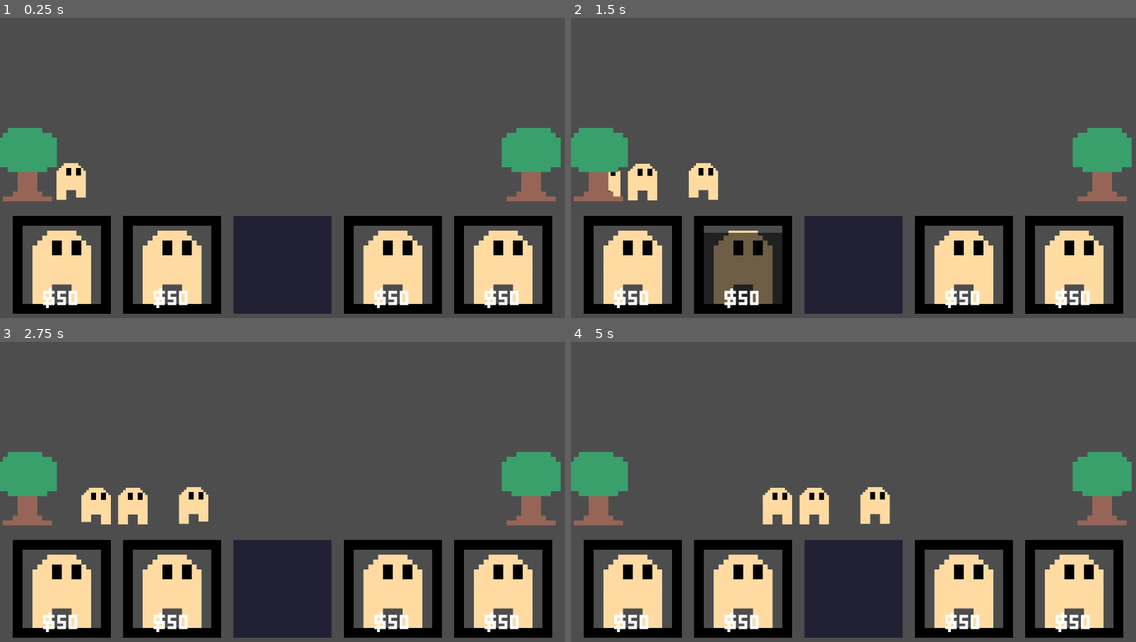
Above: before the commit, frames 1-4 (two rows, left to right).
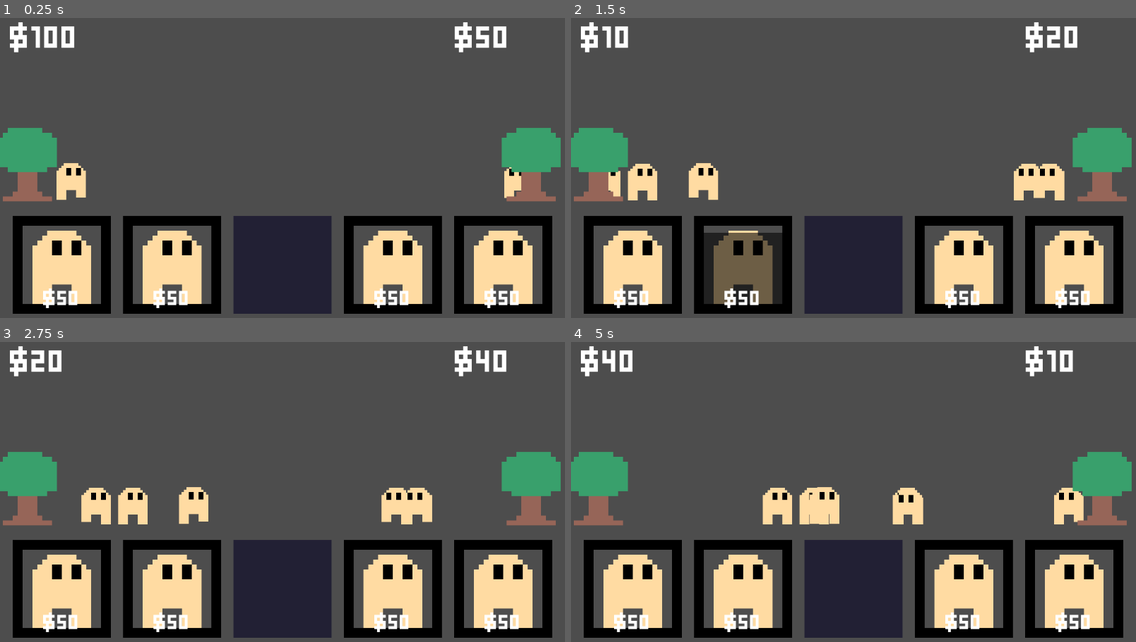
Above: after the commit, the same moments.

Repository: Aearhart55/web-battle
Game: Godot game, scene res://core/main.tscn
The game is run twice, just before and just after one commit, with the same random seed, the same clock (stepped at 60 frames per second) and the same inputs. Before the commit the project starts from res://main.tscn.
Inputs (mouse positions are in pixels of both pictures, inside the frame that each line leads up to):
- Up to frame 1 (0.25 s): no input
- Up to frame 2 (1.5 s): click "$50" at 0.5 s; click "$50" at 1.25 s
- Up to frame 3 (2.75 s): click (282, 588) at 2 s
- Up to frame 4 (5 s): click "$50" at 2.75 s; click "$50" at 3.5 s; click "$50" at 4.25 s

The runs differ from the first frame. In frame 1, 1.3% of the frame differs, in the area x 1-93%, y 1-61%; in frame 2, 1.8%; in frame 3, 1.9%; in frame 4, 2.9%, in the area x 1-91%, y 1-61%.

Commit message:
created base director logic and control

Diff:
--- /dev/null
+++ b/core/director.gd
@@ -0,0 +1,68 @@
+extends Node
+
+@export var interest_timer: Timer
+@export var units: Array[String]
+
+var rng = RandomNumberGenerator.new()
+
+var types : Array = [Global.TYPE.TANK, Global.TYPE.DAMAGE, Global.TYPE.SUPPORT, Global.TYPE.SPECIAL, "wait"]
+# weights: Tank, Damage, Support, Special, wait for decsion
+var type_weights : Array[float] = [5.0, 3.0, 0.5, 0.5, 0.0]
+
+var avaliable_units : Array = []
+var cooldown_units : Array = []
+
+
+var interest_base_value := 10
+var interest_unit_scale_percent : float = 0.1
+var interest_value : int
+
+func _ready() -> void:
+	interest_timer.connect("timeout", gain_interest)
+
+	for key in units:
+		var unit_stats = Global.get_stats(key)
+		# key, price, type, cooldown
+		var unit_card := []
+		unit_card.append(unit_stats[4])
+		unit_card.append(unit_stats[1])
+		unit_card.append(unit_stats[5])
+		unit_card.append(unit_stats[2])
+		avaliable_units.append(unit_card)
+
+	pick_unit()
+
+func pick_unit():
+	var type = types[rng.rand_weighted(type_weights)]
+	var spawn_candidate = ""
+	if avaliable_units.is_empty() or type is String:
+		wait_protocol()
+		return
+	for unit in avaliable_units:
+		if unit[2] == type and unit[1] <= Global.director_money:
+			if spawn_candidate is String:
+				spawn_candidate = unit
+			elif spawn_candidate[1] < unit[1]:
+				spawn_candidate = unit
+
+	if spawn_candidate is String:
+		type_weights[4] += .1
+	else:
+		unit_on_cooldown(spawn_candidate)
+		Global.summon(spawn_candidate[0], spawn_candidate[1], Global.TEAM.ENEMY)
+	await get_tree().create_timer(0.2).timeout
+	pick_unit()
+
+func gain_interest():
+	Global.director_money += interest_base_value + (Global.player_unit_value * interest_unit_scale_percent)
+	print((Global.player_unit_value * interest_unit_scale_percent))
+
+func wait_protocol():
+	type_weights[4] = 0.0
+	await get_tree().create_timer(type_weights[4]*2).timeout
+	pick_unit()
+
+func unit_on_cooldown(unit: Array):
+	avaliable_units.erase(unit)
+	await get_tree().create_timer(unit[3]).timeout
+	avaliable_units.append(unit)
--- /dev/null
+++ b/core/director.tscn
@@ -0,0 +1,11 @@
+[gd_scene load_steps=2 format=3 uid="uid://b5afk5hlpjmuv"]
+
+[ext_resource type="Script" uid="uid://by8bkc11mm1jm" path="res://core/director.gd" id="1_fbcpg"]
+
+[node name="Director" type="Node" node_paths=PackedStringArray("interest_timer")]
+script = ExtResource("1_fbcpg")
+interest_timer = NodePath("Interest Timer")
+
+[node name="Interest Timer" type="Timer" parent="."]
+wait_time = 2.0
+autostart = true
--- /dev/null
+++ b/core/global.gd
@@ -0,0 +1,50 @@
+extends Node
+
+var basic = preload("res://units/basic/basic_unit.tscn")
+
+# name : unit, cost, cooldown, icon, key
+var stats = {
+	"" : ["", 0, 0, "res://units/blank_icon.png", "", TYPE.SPECIAL],
+	"empty" : ["empty", 0, 0, "res://units/blank_icon.png", "empty", TYPE.SPECIAL],
+	"basic" : [basic, 50, 3.0, "res://units/basic/basic_unit_icon.png", "basic", TYPE.DAMAGE]
+}
+
+enum TEAM {ALLY, ENEMY}
+enum TYPE {TANK, DAMAGE, SUPPORT, SPECIAL}
+
+var player_money : int = 100
+var player_kill_bonus := 0.1
+
+var director_money : int = 100
+var director_leech_percent := 0.2
+var director_kill_penalty := 0.1
+var player_unit_value : int = 0
+
+func summon(key: String, price: int, team: TEAM):
+	var new_unit : Unit = stats[key][0].instantiate()
+	if team == TEAM.ALLY:
+		new_unit.position = Vector2i(53, 356)
+		player_money -= price
+		player_unit_value += price
+		director_money += price * director_leech_percent
+
+		new_unit.set_team(Global.TEAM.ALLY)
+
+	if team == TEAM.ENEMY:
+		director_money -= price
+		new_unit.position = Vector2i(1083, 356)
+		new_unit.set_team(Global.TEAM.ENEMY)
+
+	add_child(new_unit)
+
+func get_stats(unit_name: String):
+	return stats[unit_name]
+
+func player_unit_death(key: String):
+	var unit_value = stats[key][1]
+	player_unit_value -= unit_value
+	director_money -= int(unit_value * director_kill_penalty)
+
+func director_unit_death(key: String, type: TYPE):
+	var unit_value = stats[key][1]
+	player_money += int(unit_value * player_kill_bonus)
--- /dev/null
+++ b/core/main.gd
@@ -0,0 +1,18 @@
+extends Node2D
+
+var player_interest_value:= 5
+var player_interest_timer: Timer = Timer.new()
+
+func _ready() -> void:
+	player_interest_timer.wait_time = 3 / 5.0
+	player_interest_timer.one_shot = false
+	add_child(player_interest_timer)
+	player_interest_timer.autostart = true
+	player_interest_timer.start()
+	player_interest_timer.timeout.connect(player_interest)
+
+func _process(_delta: float) -> void:
+	pass
+
+func player_interest():
+	Global.player_money += player_interest_value
--- /dev/null
+++ b/core/main.tscn
@@ -0,0 +1,92 @@
+[gd_scene load_steps=9 format=3 uid="uid://cycy5erh7g2pn"]
+
+[ext_resource type="Script" uid="uid://c76aaf4lx80wd" path="res://core/main.gd" id="1_cus2n"]
+[ext_resource type="Script" uid="uid://m0vdm4vxbt8w" path="res://ui elements/ui.gd" id="2_brq4u"]
+[ext_resource type="Script" uid="uid://bni7daxj7d7c4" path="res://ui elements/unit_card_bar.gd" id="3_jsmgm"]
+[ext_resource type="PackedScene" uid="uid://kl3jce73cms2" path="res://ui elements/unit_button.tscn" id="4_xhu5d"]
+[ext_resource type="FontFile" uid="uid://b3g3f7fhyk6ro" path="res://ui elements/Micro5-Regular.ttf" id="5_rayt5"]
+[ext_resource type="PackedScene" uid="uid://dpf060j85153o" path="res://units/basic/basic_unit.tscn" id="6_510js"]
+[ext_resource type="PackedScene" uid="uid://dxs8jvn6xfpye" path="res://units/base/base.tscn" id="7_7ua4h"]
+[ext_resource type="PackedScene" uid="uid://b5afk5hlpjmuv" path="res://core/director.tscn" id="8_brq4u"]
+
+[node name="Main" type="Node2D"]
+script = ExtResource("1_cus2n")
+metadata/_edit_horizontal_guides_ = [400.0]
+
+[node name="UI" type="Control" parent="."]
+layout_mode = 3
+anchors_preset = 0
+offset_right = 1152.0
+offset_bottom = 648.0
+mouse_filter = 2
+script = ExtResource("2_brq4u")
+
+[node name="unit_card_bar" type="HBoxContainer" parent="UI"]
+layout_mode = 1
+anchors_preset = 7
+anchor_left = 0.5
+anchor_top = 1.0
+anchor_right = 0.5
+anchor_bottom = 1.0
+offset_left = -508.0
+offset_top = -220.0
+offset_right = 508.0
+offset_bottom = -20.0
+grow_horizontal = 2
+grow_vertical = 0
+mouse_filter = 2
+theme_override_constants/separation = 25
+alignment = 1
+script = ExtResource("3_jsmgm")
+unit_list = Array[String](["basic", "basic", "empty", "basic", "basic"])
+
+[node name="slot_one" parent="UI/unit_card_bar" instance=ExtResource("4_xhu5d")]
+layout_mode = 2
+
+[node name="slot_two" parent="UI/unit_card_bar" instance=ExtResource("4_xhu5d")]
+layout_mode = 2
+
+[node name="slot_three" parent="UI/unit_card_bar" instance=ExtResource("4_xhu5d")]
+layout_mode = 2
+
+[node name="slot_four" parent="UI/unit_card_bar" instance=ExtResource("4_xhu5d")]
+layout_mode = 2
+
+[node name="slot_five" parent="UI/unit_card_bar" instance=ExtResource("4_xhu5d")]
+layout_mode = 2
+
+[node name="player_money" type="Label" parent="UI"]
+layout_mode = 0
+offset_left = 20.0
+offset_top = 14.0
+offset_right = 113.0
+offset_bottom = 79.0
+theme_override_fonts/font = ExtResource("5_rayt5")
+theme_override_font_sizes/font_size = 96
+text = "$100"
+
+[node name="dir_money" type="Label" parent="UI"]
+layout_mode = 0
+offset_left = 927.0
+offset_top = 14.0
+offset_right = 1067.0
+offset_bottom = 111.0
+theme_override_fonts/font = ExtResource("5_rayt5")
+theme_override_font_sizes/font_size = 96
+text = "$100"
+
+[node name="basic unit" parent="." instance=ExtResource("6_510js")]
+position = Vector2(120, 355)
+type = null
+Team = null
+
+[node name="base" parent="." instance=ExtResource("7_7ua4h")]
+position = Vector2(56, 318)
+
+[node name="base2" parent="." instance=ExtResource("7_7ua4h")]
+position = Vector2(1083, 318)
+key = "\"base\""
+Team = 1
+
+[node name="Director" parent="." instance=ExtResource("8_brq4u")]
+units = Array[String](["basic", "basic"])
--- a/global.gd
+++ /dev/null
@@ -1,35 +0,0 @@
-extends Node
-
-var basic = preload("res://basic_unit.tscn")
-
-# name : unit, cost, cooldown, icon, key
-var stats = {
-	"empty" : ["empty", 0, 0, "res://blank_icon.png", "empty"],
-	"basic" : [basic, 50, 3.0, "res://basic_unit_icon.png", "basic"]
-}
-
-enum TEAM {ALLY, ENEMY}
-
-var player_money : int = 100
-var director_money : int = 100
-var player_value : int = 0
-
-func summon(key: String, price: int, team: TEAM):
-	var new_unit : Unit = stats[key][0].instantiate()
-	if team == TEAM.ALLY:
-		new_unit.position = Vector2i(53, 356)
-		player_money -= price
-		new_unit.set_team(Global.TEAM.ALLY)
-
-	if team == TEAM.ENEMY:
-		director_money -= price
-		new_unit.position = Vector2i(1083, 356)
-		new_unit.set_team(Global.TEAM.ENEMY)
-
-	add_child(new_unit)
-
-func get_stats(unit_name: String):
-	return stats[unit_name]
-
-func player_unit_death(unit_type):
-	pass
--- a/main.tscn
+++ /dev/null
@@ -1,67 +0,0 @@
-[gd_scene load_steps=5 format=3 uid="uid://cycy5erh7g2pn"]
-
-[ext_resource type="PackedScene" uid="uid://dpf060j85153o" path="res://basic_unit.tscn" id="1_0xm2m"]
-[ext_resource type="Script" uid="uid://bni7daxj7d7c4" path="res://unit_card_bar.gd" id="1_1bvp3"]
-[ext_resource type="PackedScene" uid="uid://kl3jce73cms2" path="res://unit_button.tscn" id="1_h2yge"]
-[ext_resource type="PackedScene" uid="uid://dxs8jvn6xfpye" path="res://base.tscn" id="4_1bvp3"]
-
-[node name="Main" type="Node2D"]
-metadata/_edit_horizontal_guides_ = [400.0]
-
-[node name="UI" type="Control" parent="."]
-layout_mode = 3
-anchors_preset = 0
-offset_right = 1152.0
-offset_bottom = 648.0
-mouse_filter = 2
-
-[node name="unit_card_bar" type="HBoxContainer" parent="UI"]
-layout_mode = 1
-anchors_preset = 7
-anchor_left = 0.5
-anchor_top = 1.0
-anchor_right = 0.5
-anchor_bottom = 1.0
-offset_left = -508.0
-offset_top = -220.0
-offset_right = 508.0
-offset_bottom = -20.0
-grow_horizontal = 2
-grow_vertical = 0
-mouse_filter = 2
-theme_override_constants/separation = 25
-alignment = 1
-script = ExtResource("1_1bvp3")
-unit_list = Array[String](["basic", "basic", "empty", "basic", "basic"])
-
-[node name="slot_one" parent="UI/unit_card_bar" instance=ExtResource("1_h2yge")]
-layout_mode = 2
-
-[node name="slot_two" parent="UI/unit_card_bar" instance=ExtResource("1_h2yge")]
-layout_mode = 2
-
-[node name="slot_three" parent="UI/unit_card_bar" instance=ExtResource("1_h2yge")]
-layout_mode = 2
-
-[node name="slot_four" parent="UI/unit_card_bar" instance=ExtResource("1_h2yge")]
-layout_mode = 2
-
-[node name="slot_five" parent="UI/unit_card_bar" instance=ExtResource("1_h2yge")]
-layout_mode = 2
-
-[node name="basic unit" parent="." instance=ExtResource("1_0xm2m")]
-position = Vector2(120, 355)
-unit_type = null
-
-[node name="base" parent="." instance=ExtResource("4_1bvp3")]
-position = Vector2(56, 318)
-
-[node name="base2" parent="." instance=ExtResource("4_1bvp3")]
-position = Vector2(1083, 318)
-Team = 1
-
-[node name="player_spawn" type="Marker2D" parent="."]
-position = Vector2(53, 356)
-
-[node name="enemy_spawn" type="Marker2D" parent="."]
-position = Vector2(1083, 343)
--- a/project.godot
+++ b/project.godot
@@ -17,7 +17,7 @@
 
 [autoload]
 
-Global="*res://global.gd"
+Global="*res://core/global.gd"
 
 [display]
 
--- /dev/null
+++ b/ui elements/ui.gd
@@ -0,0 +1,8 @@
+extends Control
+
+@onready var player_money: Label = $player_money
+@onready var dir_money: Label = $dir_money
+
+func _process(_delta: float) -> void:
+	player_money.text = "$" + str(Global.player_money)
+	dir_money.text = "$" + str(Global.director_money)
--- a/unit_button.tscn
+++ b/ui elements/unit_button.tscn
@@ -1,8 +1,8 @@
 [gd_scene load_steps=6 format=3 uid="uid://kl3jce73cms2"]
 
-[ext_resource type="Texture2D" uid="uid://chwubxa4n5glr" path="res://blank_icon.png" id="1_ent0a"]
-[ext_resource type="Script" uid="uid://737m263lhjyy" path="res://unit_button.gd" id="2_ent0a"]
-[ext_resource type="FontFile" uid="uid://b3g3f7fhyk6ro" path="res://Micro5-Regular.ttf" id="3_b1gk3"]
+[ext_resource type="Texture2D" uid="uid://chwubxa4n5glr" path="res://units/blank_icon.png" id="1_ent0a"]
+[ext_resource type="Script" uid="uid://737m263lhjyy" path="res://ui elements/unit_button.gd" id="2_ent0a"]
+[ext_resource type="FontFile" uid="uid://b3g3f7fhyk6ro" path="res://ui elements/Micro5-Regular.ttf" id="3_b1gk3"]
 
 [sub_resource type="StyleBoxEmpty" id="StyleBoxEmpty_b1gk3"]
 
--- a/base.gd
+++ b/units/base/base.gd
@@ -1,4 +1,7 @@
 extends Unit
+
+func _ready() -> void:
+	set_team(Team)
 
 func _physics_process(_delta: float) -> void:
 	pass
--- a/base.tscn
+++ b/units/base/base.tscn
@@ -1,7 +1,7 @@
 [gd_scene load_steps=10 format=3 uid="uid://dxs8jvn6xfpye"]
 
-[ext_resource type="Script" uid="uid://ci6kdsjfi2jal" path="res://base.gd" id="1_rpg24"]
-[ext_resource type="Texture2D" uid="uid://rf87sre8ttwj" path="res://farmer_sprites.png" id="2_3vi8l"]
+[ext_resource type="Script" uid="uid://ci6kdsjfi2jal" path="res://units/base/base.gd" id="1_rpg24"]
+[ext_resource type="Texture2D" uid="uid://rf87sre8ttwj" path="res://units/base/farmer_sprites.png" id="2_3vi8l"]
 
 [sub_resource type="RectangleShape2D" id="RectangleShape2D_3vi8l"]
 size = Vector2(120, 150)
--- a/basic_unit.tscn
+++ b/units/basic/basic_unit.tscn
@@ -1,85 +1,85 @@
 [gd_scene load_steps=24 format=3 uid="uid://dpf060j85153o"]
 
-[ext_resource type="Script" uid="uid://8kr1tiq28xdo" path="res://unit.gd" id="1_dxuyo"]
-[ext_resource type="Texture2D" uid="uid://k246a30co4c5" path="res://unit_spritesheet.png" id="2_w2ktf"]
+[ext_resource type="Script" uid="uid://8kr1tiq28xdo" path="res://units/unit.gd" id="1_xew3h"]
+[ext_resource type="Texture2D" uid="uid://k246a30co4c5" path="res://units/basic/unit_spritesheet.png" id="2_x3tbp"]
 
 [sub_resource type="RectangleShape2D" id="RectangleShape2D_ruwid"]
 size = Vector2(8.833334, 17.5)
 
 [sub_resource type="AtlasTexture" id="AtlasTexture_w2ktf"]
-atlas = ExtResource("2_w2ktf")
+atlas = ExtResource("2_x3tbp")
 region = Rect2(32, 16, 16, 16)
 
 [sub_resource type="AtlasTexture" id="AtlasTexture_ruwid"]
-atlas = ExtResource("2_w2ktf")
+atlas = ExtResource("2_x3tbp")
 region = Rect2(32, 32, 16, 16)
 
 [sub_resource type="AtlasTexture" id="AtlasTexture_8gp7b"]
-atlas = ExtResource("2_w2ktf")
+atlas = ExtResource("2_x3tbp")
 region = Rect2(32, 48, 16, 16)
 
 [sub_resource type="AtlasTexture" id="AtlasTexture_25uv2"]
-atlas = ExtResource("2_w2ktf")
+atlas = ExtResource("2_x3tbp")
 region = Rect2(48, 0, 16, 16)
 
 [sub_resource type="AtlasTexture" id="AtlasTexture_2oge6"]
-atlas = ExtResource("2_w2ktf")
+atlas = ExtResource("2_x3tbp")
 region = Rect2(48, 16, 16, 16)
 
 [sub_resource type="AtlasTexture" id="AtlasTexture_yul4q"]
-atlas = ExtResource("2_w2ktf")
+atlas = ExtResource("2_x3tbp")
 region = Rect2(48, 32, 16, 16)
 
 [sub_resource type="AtlasTexture" id="AtlasTexture_qqmv6"]
-atlas = ExtResource("2_w2ktf")
+atlas = ExtResource("2_x3tbp")
 region = Rect2(48, 48, 16, 16)
 
 [sub_resource type="AtlasTexture" id="AtlasTexture_4g7e5"]
-atlas = ExtResource("2_w2ktf")
+atlas = ExtResource("2_x3tbp")
 region = Rect2(32, 0, 16, 16)
 
 [sub_resource type="AtlasTexture" id="AtlasTexture_2vh4w"]
-atlas = ExtResource("2_w2ktf")
+atlas = ExtResource("2_x3tbp")
 region = Rect2(0, 0, 16, 16)
 
 [sub_resource type="AtlasTexture" id="AtlasTexture_ctbmq"]
-atlas = ExtResource("2_w2ktf")
+atlas = ExtResource("2_x3tbp")
 region = Rect2(0, 48, 16, 16)
 
 [sub_resource type="AtlasTexture" id="AtlasTexture_wgbod"]
-atlas = ExtResource("2_w2ktf")
+atlas = ExtResource("2_x3tbp")
 region = Rect2(0, 0, 16, 16)
 
 [sub_resource type="AtlasTexture" id="AtlasTexture_72akv"]
-atlas = ExtResource("2_w2ktf")
+atlas = ExtResource("2_x3tbp")
 region = Rect2(0, 16, 16, 16)
 
 [sub_resource type="AtlasTexture" id="AtlasTexture_lvhxn"]
-atlas = ExtResource("2_w2ktf")
+atlas = ExtResource("2_x3tbp")
 region = Rect2(0, 0, 16, 16)
 
 [sub_resource type="AtlasTexture" id="AtlasTexture_co7rn"]
-atlas = ExtResource("2_w2ktf")
+atlas = ExtResource("2_x3tbp")
 region = Rect2(0, 32, 16, 16)
 
 [sub_resource type="AtlasTexture" id="AtlasTexture_qxfja"]
-atlas = ExtResource("2_w2ktf")
+atlas = ExtResource("2_x3tbp")
 region = Rect2(16, 48, 16, 16)
 
 [sub_resource type="AtlasTexture" id="AtlasTexture_wflqb"]
-atlas = ExtResource("2_w2ktf")
+atlas = ExtResource("2_x3tbp")
 region = Rect2(0, 0, 16, 16)
 
 [sub_resource type="AtlasTexture" id="AtlasTexture_2eiai"]
-atlas = ExtResource("2_w2ktf")
+atlas = ExtResource("2_x3tbp")
 region = Rect2(16, 0, 16, 16)
 
 [sub_resource type="AtlasTexture" id="AtlasTexture_0mupw"]
-atlas = ExtResource("2_w2ktf")
+atlas = ExtResource("2_x3tbp")
 region = Rect2(16, 16, 16, 16)
 
 [sub_resource type="AtlasTexture" id="AtlasTexture_oys2b"]
-atlas = ExtResource("2_w2ktf")
+atlas = ExtResource("2_x3tbp")
 region = Rect2(16, 32, 16, 16)
 
 [sub_resource type="SpriteFrames" id="SpriteFrames_lvhxn"]
@@ -179,9 +179,9 @@
 texture_filter = 1
 scale = Vector2(5, 5)
 motion_mode = 1
-script = ExtResource("1_dxuyo")
-unit_type = "basic"
-Team = null
+script = ExtResource("1_xew3h")
+key = "basic"
+type = 1
 health = null
 speed = 100.0
 damage = null
--- a/unit.gd
+++ b/units/unit.gd
@@ -1,7 +1,8 @@
 class_name Unit extends Node
 
-@export var unit_type : String
+@export var key : String
 @export var Team : Global.TEAM
+@export var type: Global.TYPE
 
 @export_category("Stats")
 @export var health : int = 3
@@ -16,7 +17,7 @@
 var dead = false
 
 func _ready() -> void:
-	set_team(Team)
+	pass
 
 func _physics_process(delta: float) -> void:
 	if attack_range.is_colliding() and not dead:
@@ -52,7 +53,11 @@
 	self.collision_mask = 0
 	attack_range.enabled = false
 	anims.play("die")
-	Global.player_unit_death(unit_type)
+	if Team == Global.TEAM.ALLY:
+		Global.player_unit_death(key)
+	elif Team == Global.TEAM.ENEMY:
+		Global.director_unit_death(key, type)
+
 	await anims.animation_finished
 	queue_free()
 
Not shown, added: core/director.gd.uid
Renamed: global.gd.uid -> core/global.gd.uid
Not shown, added: core/main.gd.uid
Renamed: Micro5-Regular.ttf -> ui elements/Micro5-Regular.ttf
Not shown, changed: ui elements/Micro5-Regular.ttf.import
Not shown, added: ui elements/ui.gd.uid
Renamed: unit_button.gd -> ui elements/unit_button.gd
Renamed: unit_button.gd.uid -> ui elements/unit_button.gd.uid
Renamed: unit_card_bar.gd -> ui elements/unit_card_bar.gd
Renamed: unit_card_bar.gd.uid -> ui elements/unit_card_bar.gd.uid
Renamed: base.gd.uid -> units/base/base.gd.uid
Renamed: farmer_sprites.png -> units/base/farmer_sprites.png
(and 8 more such lines)
